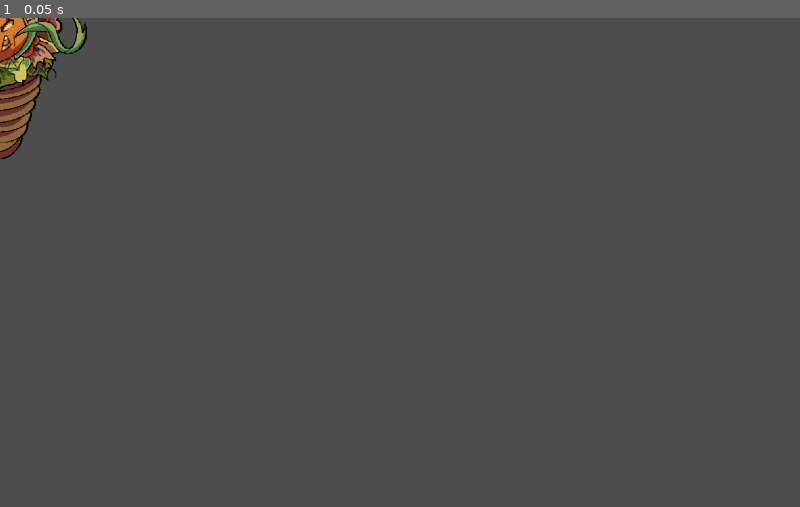
Above: before the commit, frame 1.
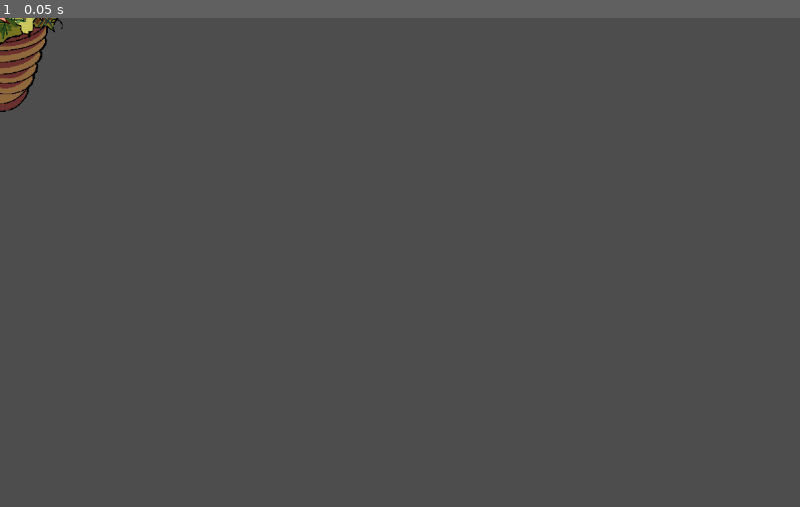
Above: after the commit, the same moment.

Repository: DevFTB/LD52
Game: Godot game, scene res://Level/EnemyGroups/group5.tscn
The game is run twice, just before and just after one commit, with the same random seed, the same clock (stepped at 60 frames per second) and the same inputs. This scene is started directly instead of the project's main scene.
Inputs:
- Up to frame 1 (0.05 s): no input

The runs differ from the first frame. In frame 1, 1.5% of the frame differs, in the area x 0-11%, y 0-29%.

Commit message:
Violent grass boss shooting complete

Diff:
--- /dev/null
+++ b/Enemy/BossAssets/violent_grass_boss_projectile.tres
@@ -0,0 +1,11 @@
+[gd_resource type="Resource" load_steps=3 format=3 uid="uid://frpu5fqt6h4j"]
+
+[ext_resource type="Script" path="res://Enemy/Scripts/ProjectileStats.gd" id="1_sl7mb"]
+[ext_resource type="Texture2D" uid="uid://d053fjmqpv0gu" path="res://Enemy/Assets/korn_projectile.png" id="2_dxfoe"]
+
+[resource]
+script = ExtResource("1_sl7mb")
+damage = 1.0
+speed = 100.0
+range = 1000.0
+texture = ExtResource("2_dxfoe")
--- a/Enemy/BossScenes/CornBoss.tscn
+++ b/Enemy/BossScenes/CornBoss.tscn
@@ -26,6 +26,12 @@
 scale = Vector2(1, 1)
 max_hp = 4000
 
+[node name="DamageNumber" parent="EnemyGUI" index="0"]
+layout_mode = 3
+
+[node name="HealthBar" parent="EnemyGUI" index="1"]
+layout_mode = 3
+
 [node name="FlashOnHit" parent="." index="3" node_paths=PackedStringArray("sprite")]
 sprite = NodePath("../Sprite")
 
--- /dev/null
+++ b/Enemy/BossScenes/ViolentGrassBoss.tscn
@@ -0,0 +1,51 @@
+[gd_scene load_steps=8 format=3 uid="uid://b7ts27rpt2h21"]
+
+[ext_resource type="PackedScene" uid="uid://cw60n741n5xbh" path="res://Enemy/BossScenes/boss.tscn" id="1_krkvr"]
+[ext_resource type="Script" path="res://Enemy/Scripts/ProjectileShootViolent.gd" id="2_4c0r5"]
+[ext_resource type="Resource" uid="uid://frpu5fqt6h4j" path="res://Enemy/BossAssets/violent_grass_boss_projectile.tres" id="3_in0s2"]
+[ext_resource type="Material" uid="uid://dwax5uwomrfi0" path="res://Shaders/HurtFlash.tres" id="6_vt7el"]
+[ext_resource type="Texture2D" uid="uid://dt1kuyc05u7tj" path="res://Enemy/BossAssets/corn_boss.png" id="7_e7vev"]
+[ext_resource type="Texture2D" uid="uid://bvr50uoh6un2l" path="res://Enemy/BossAssets/corn_boss_DED.png" id="8_e2xon"]
+
+[sub_resource type="SpriteFrames" id="SpriteFrames_wxrlx"]
+animations = [{
+"frames": [ExtResource("7_e7vev")],
+"loop": true,
+"name": &"alive",
+"speed": 5.0
+}, {
+"frames": [ExtResource("8_e2xon")],
+"loop": true,
+"name": &"dead",
+"speed": 5.0
+}]
+
+[node name="Enemy2" instance=ExtResource("1_krkvr")]
+scale = Vector2(1, 1)
+max_hp = 100000
+
+[node name="HealthBar" parent="EnemyGUI" index="1"]
+layout_mode = 1
+
+[node name="FlashOnHit" parent="." index="3" node_paths=PackedStringArray("sprite")]
+sprite = NodePath("../Sprite")
+
+[node name="ProjectileShoot" type="Node2D" parent="Attacks" index="0"]
+script = ExtResource("2_4c0r5")
+projectile_stats = ExtResource("3_in0s2")
+
+[node name="AttackTimer" type="Timer" parent="Attacks/ProjectileShoot" index="0"]
+one_shot = true
+
+[node name="ExhaustedTimer" type="Timer" parent="Attacks/ProjectileShoot" index="1"]
+
+[node name="Sprite" type="AnimatedSprite2D" parent="." index="6"]
+material = ExtResource("6_vt7el")
+use_parent_material = true
+position = Vector2(-2, -41)
+scale = Vector2(0.6, 0.6)
+frames = SubResource("SpriteFrames_wxrlx")
+animation = &"alive"
+
+[connection signal="health_changed" from="." to="Attacks/ProjectileShoot" method="check_super_mode"]
+[connection signal="timeout" from="Attacks/ProjectileShoot/ExhaustedTimer" to="Attacks/ProjectileShoot" method="exhaust"]
--- a/Enemy/BossScenes/boss.tscn
+++ b/Enemy/BossScenes/boss.tscn
@@ -50,7 +50,6 @@
 
 [node name="DamageNumber" type="Label" parent="EnemyGUI"]
 modulate = Color(1, 1, 1, 0)
-layout_mode = 0
 offset_top = -84.0
 offset_right = 40.0
 offset_bottom = -58.0
@@ -60,7 +59,6 @@
 metadata/_edit_use_anchors_ = true
 
 [node name="HealthBar" type="ProgressBar" parent="EnemyGUI"]
-layout_mode = 1
 anchors_preset = 15
 anchor_right = 1.0
 anchor_bottom = 1.0
--- /dev/null
+++ b/Enemy/Scripts/ProjectileShootViolent.gd
@@ -0,0 +1,77 @@
+extends Node2D
+
+@export var projectile = preload("res://Enemy/AttackScenes/projectile.tscn")
+@export var projectile_stats: ProjectileStats
+
+@export var attack_frequency = 0.5
+@export var max_attack_frequency = 2
+
+@onready var is_exhausted = false
+@onready var is_super_mode = false
+@onready var current_attack_freq =  attack_frequency
+
+# Called when the node enters the scene tree for the first time.
+func _ready():
+	$AttackTimer.wait_time = 1.0 / attack_frequency
+
+	pass # Replace with function body.
+
+
+# Called every frame. 'delta' is the elapsed time since the previous frame.
+func _process(delta):
+	pass
+
+func attack():
+	var target_pos = get_target_position()
+
+	if target_pos != null:
+		var new_projectile = projectile.instantiate()
+		var direction = (target_pos - global_position).normalized()
+
+		new_projectile.set_details(direction, projectile_stats)
+
+		add_child(new_projectile)
+
+	is_exhausted = false
+
+	if is_super_mode:
+		$AttackTimer.wait_time = 1.0 / max_attack_frequency
+	elif current_attack_freq >= max_attack_frequency:
+		if $ExhaustedTimer.is_stopped():
+			$ExhaustedTimer.set_wait_time(2)
+			$ExhaustedTimer.set_one_shot(true)
+			$ExhaustedTimer.start()
+		$AttackTimer.wait_time = 1.0 / max_attack_frequency
+	else:
+		$AttackTimer.wait_time = 1.0 / current_attack_freq
+		current_attack_freq += 0.2
+	$AttackTimer.start()
+
+
+func get_target_position() :
+	var players = get_tree().get_nodes_in_group("player").filter(func(x): return not x.is_dead and x.enabled)
+	# get in range players only
+	players = players.filter(func(p): return p.global_position.distance_to(global_position) < projectile_stats.range)
+
+	if players.size() > 0:
+		var selected = players[randi() % players.size()]
+		return selected.global_position
+	else:
+		return null
+	pass
+
+
+func check_super_mode(new_health, difference, should_display):
+	var max_hp = get_parent().get_parent().max_hp
+	if new_health <= max_hp * (3.0/10):
+		is_super_mode = true
+		is_exhausted = false
+		$AttackTimer.wait_time = 1.0 / max_attack_frequency
+		$AttackTimer.start()
+
+func exhaust():
+	if not is_super_mode:
+		is_exhausted = true
+		$AttackTimer.wait_time = 5
+		$AttackTimer.start()
+		current_attack_freq = attack_frequency
--- a/Level/EnemyGroups/group5.tscn
+++ b/Level/EnemyGroups/group5.tscn
@@ -1,9 +1,9 @@
 [gd_scene load_steps=2 format=3 uid="uid://cv8mx0js8ys2"]
 
-[ext_resource type="PackedScene" uid="uid://xa57avbolc3p" path="res://Enemy/BossScenes/CornBoss.tscn" id="1_hmw15"]
+[ext_resource type="PackedScene" uid="uid://b7ts27rpt2h21" path="res://Enemy/BossScenes/ViolentGrassBoss.tscn" id="1_hfhfi"]
 
 [node name="group1" type="Node2D"]
 position = Vector2(-37, 1)
 
-[node name="Enemy2" parent="." instance=ExtResource("1_hmw15")]
-position = Vector2(31, 97)
+[node name="Enemy2" parent="." instance=ExtResource("1_hfhfi")]
+position = Vector2(40, 27)
